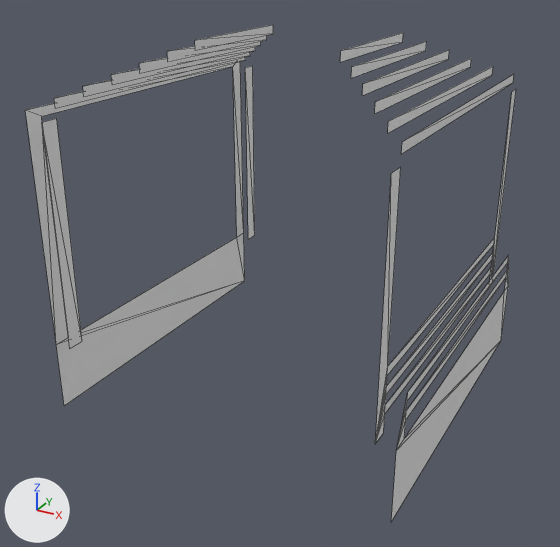
What one commit did to the OBJ model GenWorldGame/Assets/Voxels/Arbor.obj.
Both versions are drawn from a camera (50 mm lens) standing at (3.83, -7.44, 4.98) and looking at (-0.09, -0.33, 1.43). Every picture has the same lights, and +X, +Y and +Z are marked at lower left. Mesh edges are drawn as thin lines. Where no turn or scale is listed for an object, it has been applied to the vertices.

Objects in the first picture: 'Untitled'.
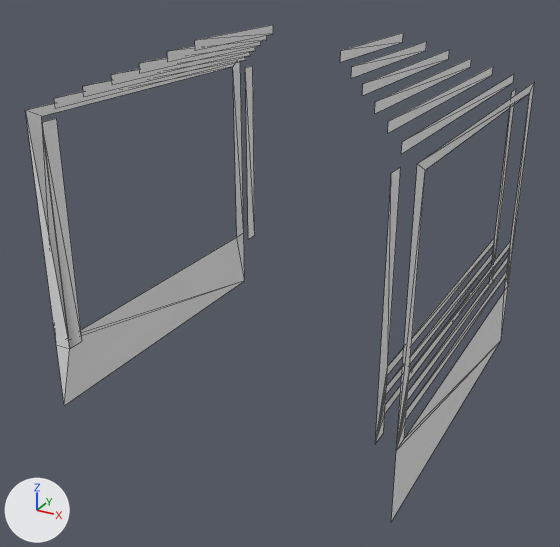
Commit message: updating raft for peers

Patch to the scene script:
```diff
--- a/GenWorldGame/Assets/Voxels/Arbor.obj.py
+++ b/GenWorldGame/Assets/Voxels/Arbor.obj.py
@@ me_untitled @@
 me_untitled.from_pydata(...)  # 100 vertices, 76 faces; spans x -2.0..2.0, y -2.0..2.0, z 0.0..4.0
 # used by ob_untitled; location = (0.0, 0.0, 0.0)
 # verts and faces of me_untitled; kept vertices keep their numbers, new ones are numbered from 100
 # before: 0 (-2.0, -2.0, 0.0) at pixel (64, 405), 2 (-2.0, -2.0, 0.8) at pixel (56, 344), 8 (-2.0, -2.0, 3.4) at pixel (25, 110), 54 (-1.8, -2.0, 0.8) at pixel (69, 348)
 # before: 88 (2.0, -2.0, 0.8) at pixel (396, 450), 91 (2.0, 2.0, 0.8) at pixel (508, 285), 98 (2.0, -1.8, 1.3) at pixel (407, 391), 99 (2.0, 1.8, 1.3) at pixel (508, 254)
+# me_untitled part 1
+faces += [(0, 54, 2), (2, 54, 8)]
+# me_untitled part 2
+verts[100] = (2.0, -1.8, 1.4)  # pixel (408, 381)
+verts[101] = (2.0, -1.8, 1.5)  # pixel (409, 371)
+verts[102] = (2.0, -1.8, 3.3)  # pixel (425, 170)
+for new, old in zip([103, 104, 105], [100, 101, 102]): verts[new] = verts[old] + (0.0, 3.6, 0.0)
+verts[106] = (2.0, -2.0, 3.4)  # pixel (417, 163)
+verts[107] = (2.0, 2.0, 3.4)  # pixel (534, 81)
+faces += [(88, 98, 100), (91, 103, 99), (88, 100, 101), (100, 103, 101), (91, 104, 103), (101, 103, 104)]
+faces += [(88, 101, 102), (91, 105, 104), (88, 102, 106), (102, 105, 106), (91, 107, 105), (105, 107, 106)]
 me_untitled.materials.append(mat_palette)
```

Boxes (x1, y1, x2, y2) around the edits, measured in the pictures (560 x 547 px):
'Untitled', reshaped
    before: (25, 25, 516, 522)
    after: (25, 25, 534, 522)
part 1 of me_untitled, added
    after: (26, 116, 70, 403)
part 2 of me_untitled, added
    after: (396, 82, 534, 450)
